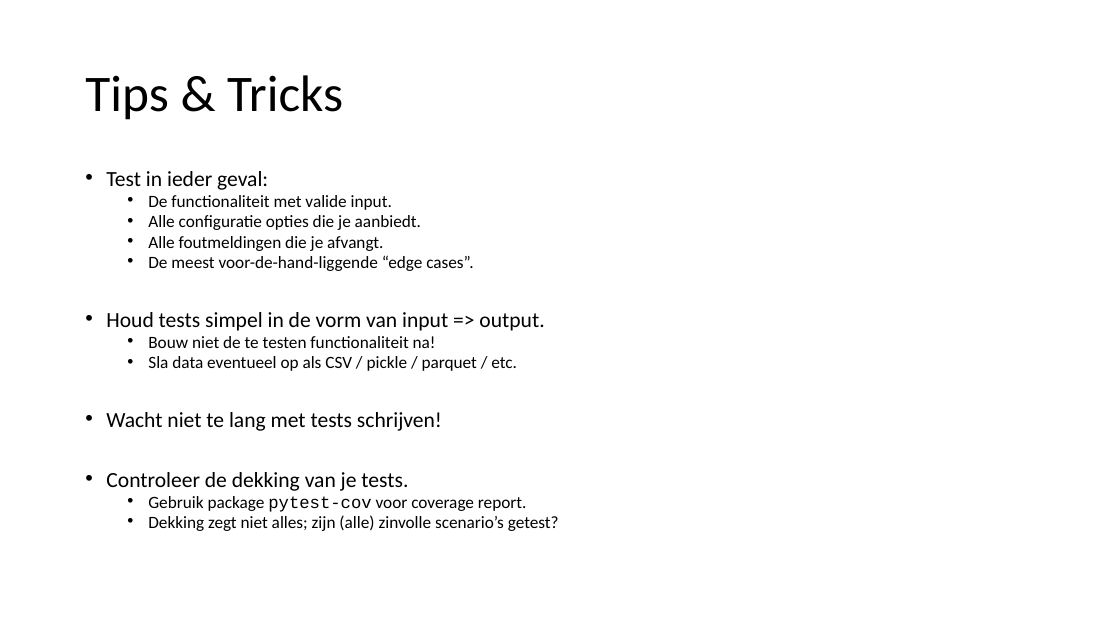
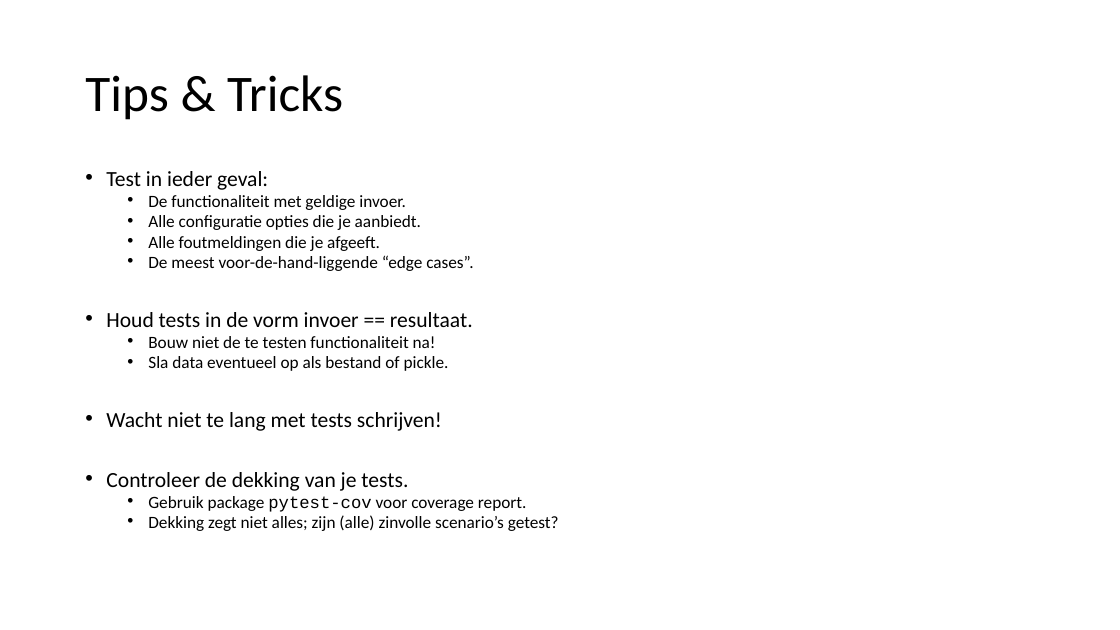
Before and after one commit to LFKoning/knowledge-sharing, a slide deck: slide 50 of python_trainees/2_production_code/python_traineeship_2.pptx (slide 49 before the commit). Drawn at 1120x630 pixels with LibreOffice and Linux fonts; fonts in the diff are those of the drawing. Boxes give left, top, right and bottom in pixels: in the first picture for what was removed or moved away, otherwise in the second. Text is boxed around its words. In the diff, an @@ line names an element or a change of style, - is before the commit and + after.

```diff
--- a/python_trainees/2_production_code/python_traineeship_2.pptx
+++ b/python_trainees/2_production_code/python_traineeship_2.pptx
@@ text at bbox=[148, 195, 406, 210]: text changed @@
-  • De functionaliteit met valide input.
+  • De functionaliteit met geldige invoer.
@@ text at bbox=[148, 236, 380, 251]: text changed @@
-  • Alle foutmeldingen die je afvangt.
+  • Alle foutmeldingen die je afgeeft.
@@ text at bbox=[106, 312, 473, 327]: text changed @@
-• Houd tests simpel in de vorm van input => output.
+• Houd tests in de vorm invoer == resultaat.
@@ text at bbox=[148, 356, 449, 371]: text changed @@
-  • Sla data eventueel op als CSV / pickle / parquet / etc.
+  • Sla data eventueel op als bestand of pickle.
```
Also in this commit, not shown: 30 other slides changed, 8 slides added, 1 slide removed, 30 other files.
